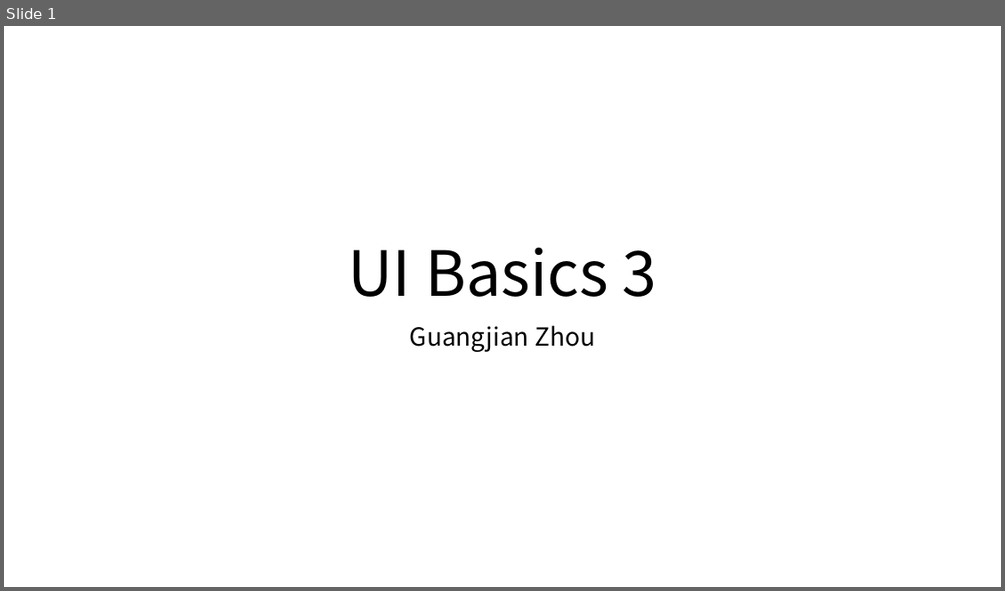
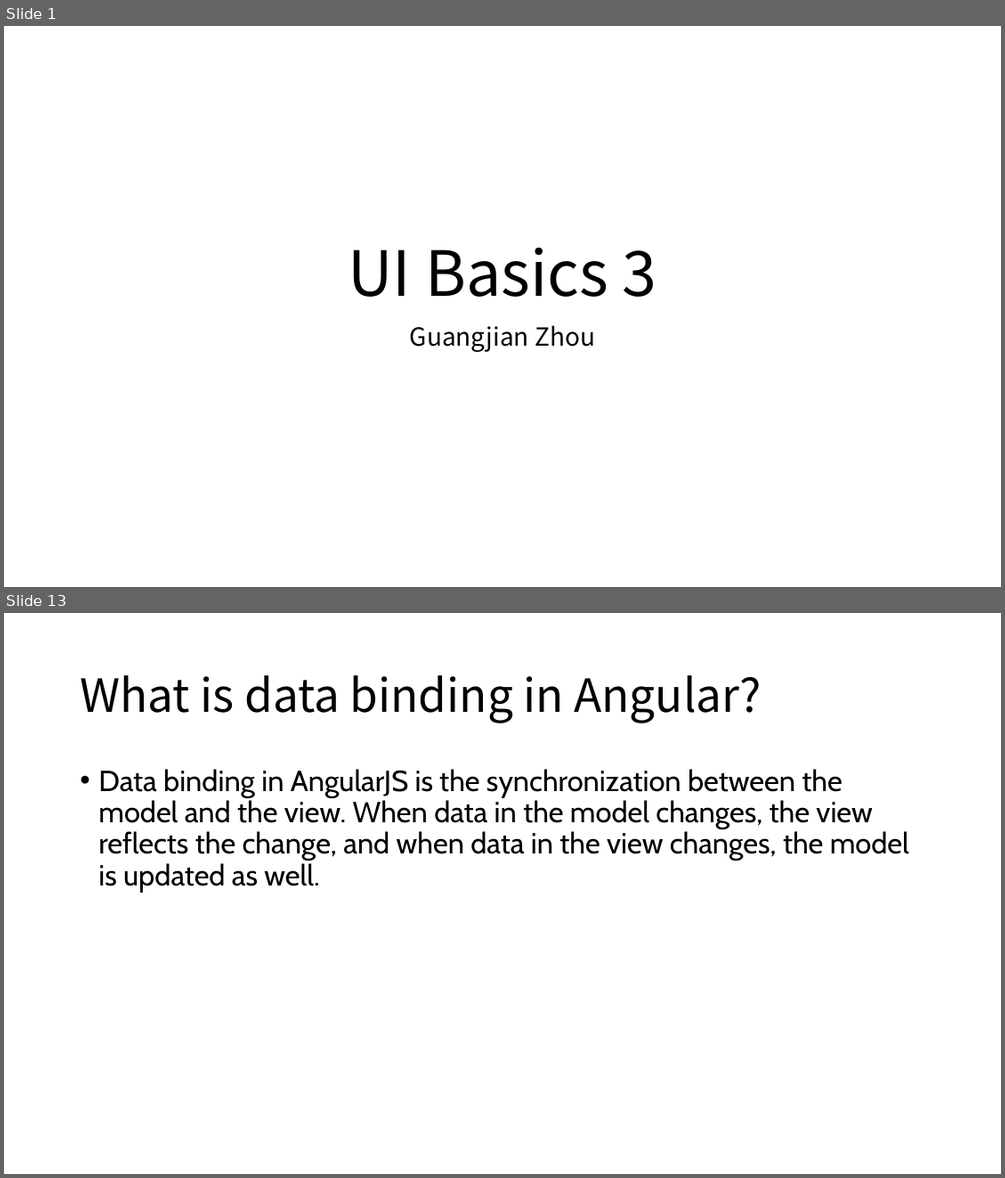
Before and after one commit to Marvioo/Cogent, a slide deck: Java Basics/UI Basics 3.pptx. Shown one above the other, each under a label of ours: slide 1 before the commit, slides 1 and 13 after it; the slides between them are not shown. The pictures are 1005x591 and 1005x1178 pixels, drawn with LibreOffice and Linux fonts; fonts in the diff are those of the drawing. Boxes give left, top, right and bottom in pixels: in the first picture for what was removed or moved away, otherwise in the second. Text is boxed around its words. In the diff, an @@ line names an element or a change of style, - is before the commit and + after.

```diff
--- a/Java Basics/UI Basics 3.pptx
+++ b/Java Basics/UI Basics 3.pptx
@@ slide 13 added at bbox=[4, 613, 1001, 1174], background #FFFFFF @@
@@ title added at bbox=[80, 675, 760, 723], 44 pt, text #000000 @@
+What is data binding in Angular?
@@ text added at bbox=[98, 769, 909, 892], 28 pt, text #000000 @@
+• Data binding in AngularJS is the synchronization between the model and the view. When data in the model changes, the view reflects the change, and when data in the view changes, the model is updated as well.
```
Also in this commit, not shown: 2 slides changed, 12 other slides added.
